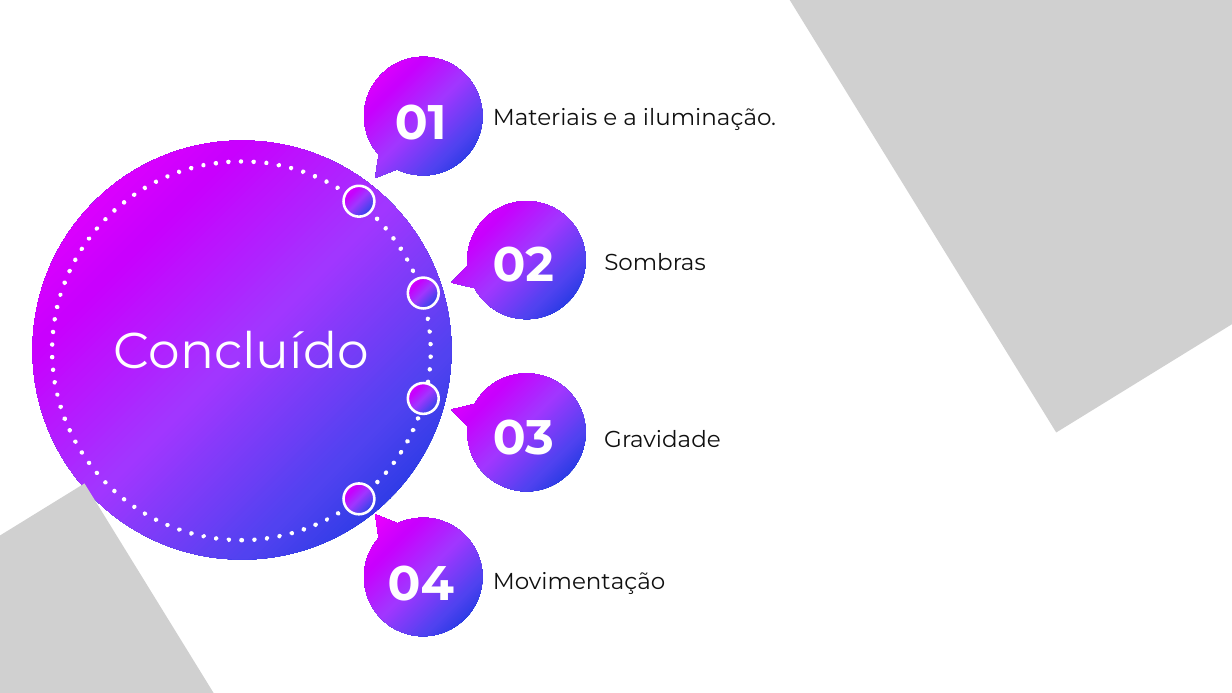
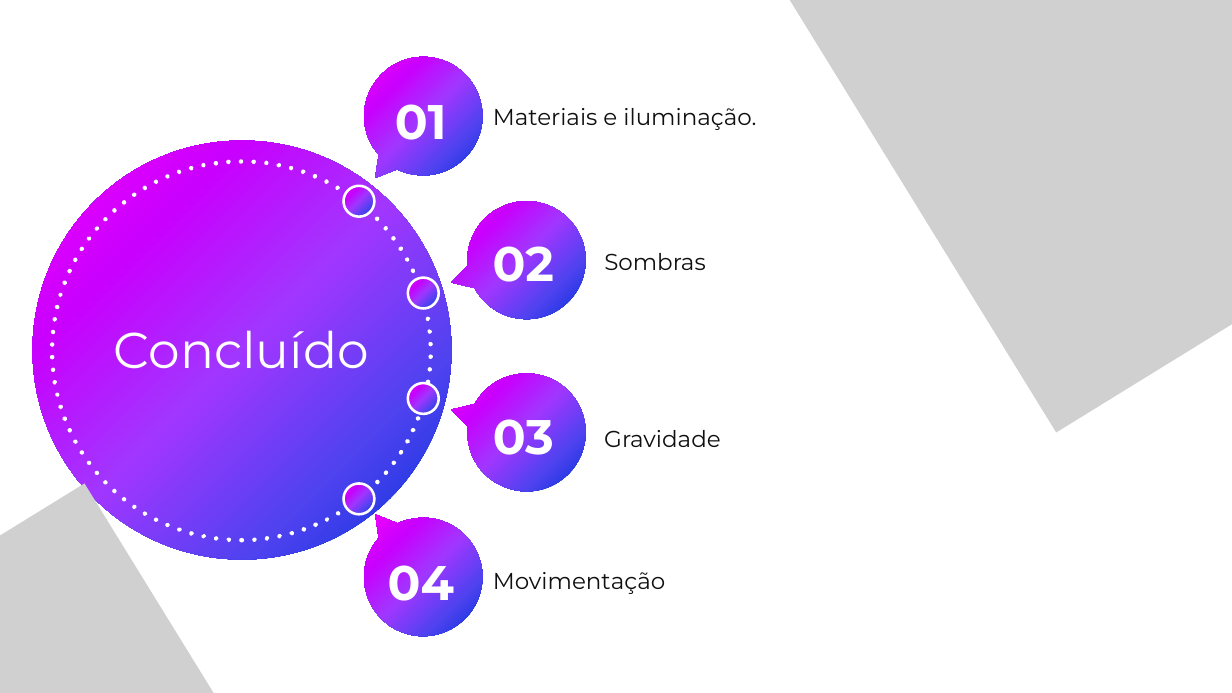
Before and after one commit to TomasWP/ICG, a slide deck: slide 3 of Project Files/Cube Runner.pptx. Drawn at 1232x693 pixels with LibreOffice and Linux fonts; fonts in the diff are those of the drawing; grey boxes stand for pictures. Boxes give left, top, right and bottom in pixels: in the first picture for what was removed or moved away, otherwise in the second. Text is boxed around its words. In the diff, an @@ line names an element or a change of style, - is before the commit and + after.

```diff
--- a/Project Files/Cube Runner.pptx
+++ b/Project Files/Cube Runner.pptx
@@ text at [493, 108, 756, 130]: text changed @@
-Materiais e a iluminação.
+Materiais e iluminação.
```
Also in this commit, not shown: 1 other slide changed, 1 other file.
